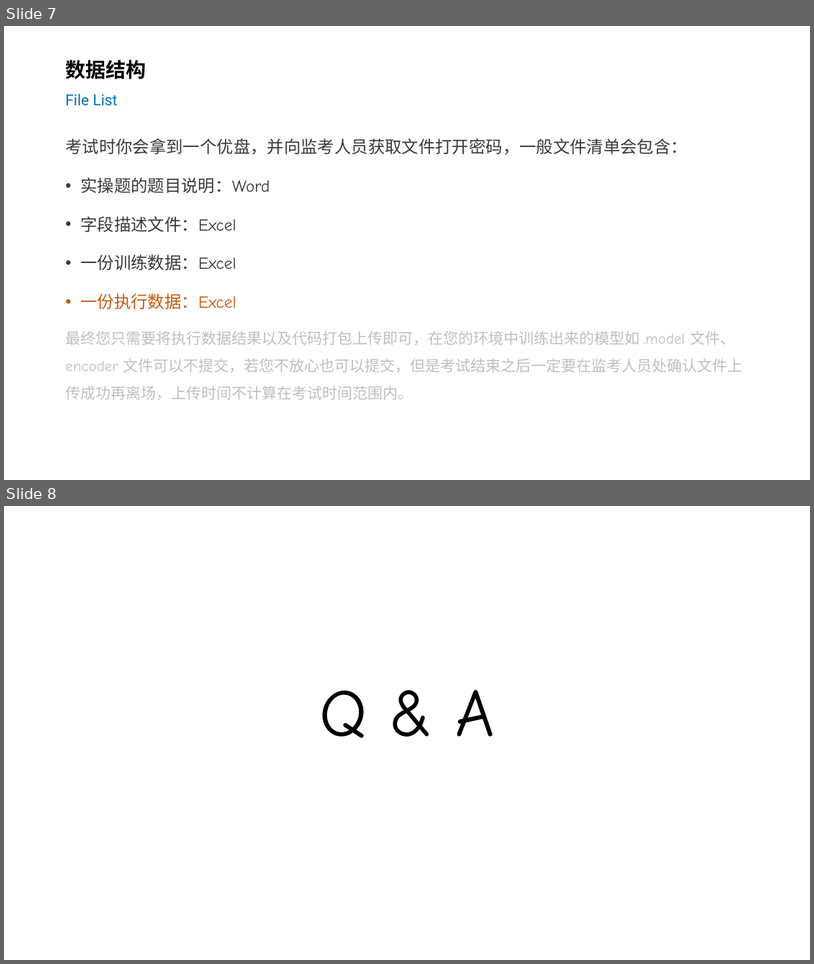
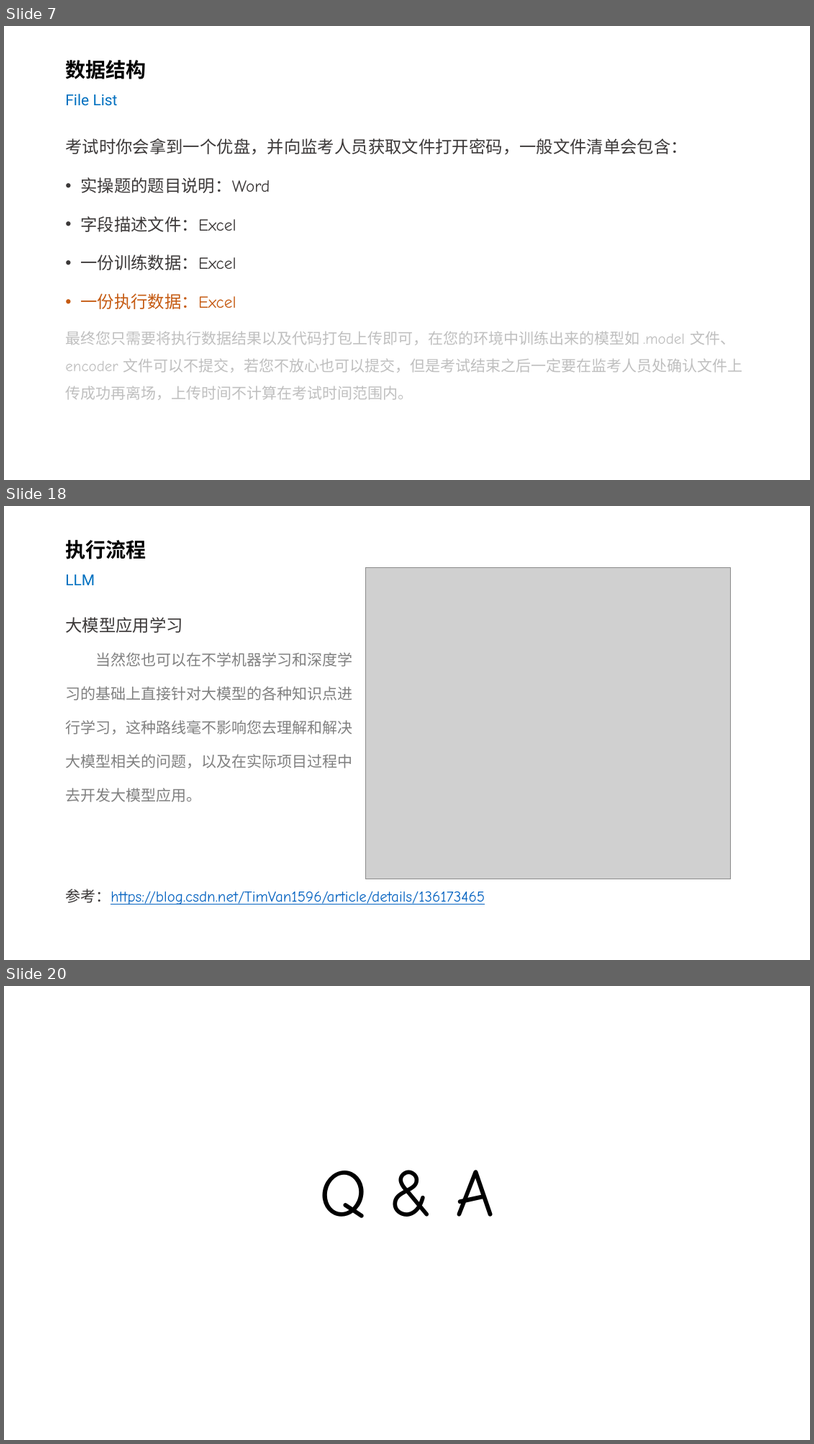
Before and after one commit to silentbalanceyh/cda-exam, a slide deck: ppt/01.基本准备.pptx. Shown one above the other, each under a label of ours: slides 7 and 8 before the commit, slides 7, 18 and 20 after it; the slides between them are not shown. The pictures are 814x964 and 814x1444 pixels, drawn with LibreOffice and Linux fonts; fonts in the diff are those of the drawing; grey boxes stand for pictures; background and template pictures are left out. Boxes give left, top, right and bottom in pixels: in the first picture for what was removed or moved away, otherwise in the second. Text is boxed around its words. In the diff, an @@ line names an element or a change of style, - is before the commit and + after.

```diff
--- a/ppt/01.基本准备.pptx
+++ b/ppt/01.基本准备.pptx
@@ slide 18 added at (x1=4, y1=506, x2=810, y2=960), background #FFFFFF @@
@@ title added at (x1=65, y1=540, x2=146, y2=585), 24 pt, text #000000, bold @@
+执行流程
+LLM
@@ picture added at (x1=365, y1=568, x2=731, y2=879) @@
@@ text added at (x1=65, y1=617, x2=485, y2=904), 18 pt, text #808080 @@
+大模型应用学习
+当然您也可以在不学机器学习和深度学
+习的基础上直接针对大模型的各种知识点进
+行学习，这种路线毫不影响您去理解和解决
+大模型相关的问题，以及在实际项目过程中
+去开发大模型应用。
+参考：https://blog.csdn.net/TimVan1596/article/details/136173465
@@ what was slide 8 is now slide 20 @@
```
Also in this commit, not shown: 11 other slides added.
